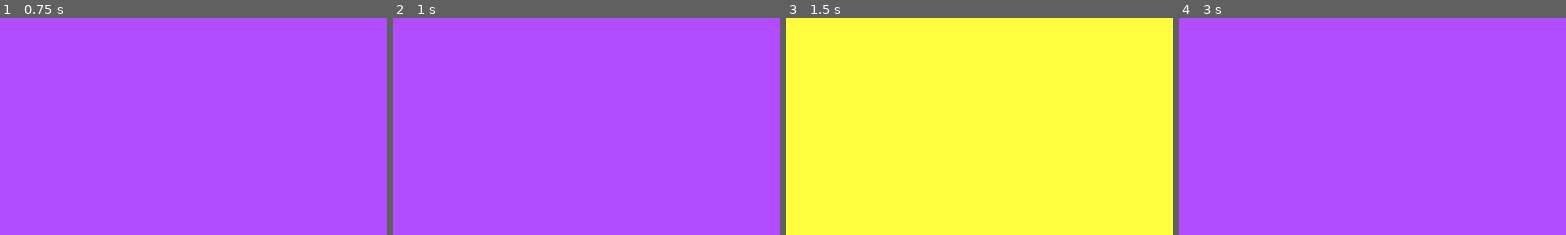
Above: before the commit, frames 1-4 (left to right).
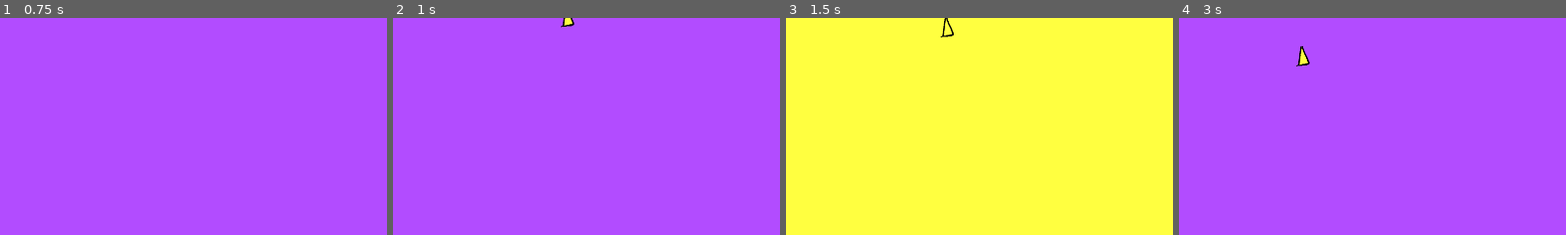
Above: after the commit, the same moments.

Repository: abarichello/game-off
Game: Godot game, scene res://scenes/Main.tscn
Two runs of this game, one before a commit and one after it. Both use one fixed random seed, a clock stepped at 60 frames per second and the inputs below.
Inputs (mouse positions are % of the whole screen's width and height, from its top left):
- Up to frame 1 (0.75 s): tap Enter at 0.5 s; move the mouse to (72, 45) at 0.52 s; press the mouse at (72, 45) at 0.53 s; hold Up (ui_up) from 0.53 s (still down)
- Up to frame 2 (1 s): keep holding Up (ui_up)
- Up to frame 3 (1.5 s): tap Space at 1.25 s; move the mouse to (30, 55) at 1.27 s; release Up (ui_up) at 1.28 s; release the mouse at (30, 55) at 1.28 s; hold Down (ui_down) from 1.28 s (still down); right-click (30, 55) at 1.35 s
- Up to frame 4 (3 s): move the mouse to (60, 28) at 2.02 s; release Down (ui_down) at 2.03 s; press the mouse at (60, 28) at 2.03 s; hold Up (ui_up) from 2.03 s (still down); move the mouse to (45, 70) at 2.77 s; release the mouse at (45, 70) at 2.78 s; right-click (45, 70) at 2.85 s
The pictures show only the part of the screen within x 50-100%, y 0-50%; the shares and areas given below are measured in that part.

Frame 1 is identical in both runs. In frame 2, 0.1% of the frame differs, in the area x 43-47%, y 0-5%; in frame 3, 0.1%; in frame 4, 0.2%, in the area x 30-34%, y 12-23%.
Error after the commit: Invalid get index 'MISSILE' (on base: 'Node (GLOBAL.gd)'). (res://scripts/EnemyGenerator.gd:12)

Commit message:
Fix collision masks and layers
Added temp sprites for bullets and missiles

Diff:
--- a/scenes/Cannon.tscn
+++ b/scenes/Cannon.tscn
@@ -22,7 +22,6 @@
 size_flags_horizontal = 1
 size_flags_vertical = 1
 color = Color( 1, 1, 1, 1 )
-_sections_unfolded = [ "Anchor", "Rect" ]
 
 [node name="CannonTip" type="Position2D" parent="Sprite"]
 position = Vector2( 292.338, 17.1711 )
@@ -37,6 +36,5 @@
 wait_time = 1.0
 one_shot = true
 autostart = true
-_sections_unfolded = [ "Pause", "Script" ]
 
 [connection signal="timeout" from="FireCooldown" to="." method="_on_FireCooldown_timeout"]
--- a/scenes/EnemyGenerator.tscn
+++ b/scenes/EnemyGenerator.tscn
@@ -6,17 +6,19 @@
 
 bake_interval = 5.0
 _data = {
-"points": PoolVector2Array( 0, 0, 0, 0, 1106.09, -138.804, 0, 0, 0, 0, 1345.19, -8.7059, 0, 0, 0, 0, 1920.09, 0.0845642, 0, 0, 0, 0, 1923.6, 515.204, 0, 0, 0, 0, 2160.94, 694.529, 0, 0, 0, 0, 2171.49, -142.321, 0, 0, 0, 0, 1106.09, -138.804 )
+"points": PoolVector2Array( 0, 0, 0, 0, 1106.09, -138.804, 0, 0, 0, 0, 1331.19, -2.99731, 0, 0, 0, 0, 1928.21, -5.56401, 0, 0, 0, 0, 1927.69, 514.965, 0, 0, 0, 0, 2173.07, 494.431, 0, 0, 0, 0, 2171.49, -142.321, 0, 0, 0, 0, 1106.09, -138.804 )
 }
 
 [node name="EnemyGenerator" type="Node2D"]
 script = ExtResource( 1 )
 
+[node name="Enemies" type="Node" parent="."]
+
 [node name="SpawnArea" type="Path2D" parent="."]
 self_modulate = Color( 0.5, 0.6, 1, 0.7 )
 curve = SubResource( 1 )
 
-[node name="PathFollow2D" type="PathFollow2D" parent="SpawnArea"]
+[node name="SpawnLocation" type="PathFollow2D" parent="SpawnArea"]
 position = Vector2( 1106.09, -138.804 )
 rotation = 0.498283
 offset = 0.0
@@ -26,3 +28,11 @@
 cubic_interp = true
 loop = true
 lookahead = 4.0
+
+[node name="SpawnTimer" type="Timer" parent="."]
+process_mode = 1
+wait_time = 1.0
+one_shot = false
+autostart = true
+
+[connection signal="timeout" from="SpawnTimer" to="." method="_on_SpawnTimer_timeout"]
--- a/scenes/Projectile.tscn
+++ b/scenes/Projectile.tscn
@@ -1,7 +1,8 @@
-[gd_scene load_steps=4 format=2]
+[gd_scene load_steps=5 format=2]
 
 [ext_resource path="res://scripts/Projectile.gd" type="Script" id=1]
 [ext_resource path="res://scripts/ColoredEntity.gd" type="Script" id=2]
+[ext_resource path="res://resources/img/missile-placeholder.png" type="Texture" id=3]
 
 [sub_resource type="RectangleShape2D" id=1]
 
@@ -10,10 +11,10 @@
 
 [node name="Projectile" type="RigidBody2D"]
 input_pickable = false
-collision_layer = 1
-collision_mask = 1
+collision_layer = 0
+collision_mask = 0
 mode = 0
-mass = 1.0
+mass = 0.102041
 gravity_scale = 1.0
 custom_integrator = false
 continuous_cd = 0
@@ -27,28 +28,14 @@
 angular_damp = -1.0
 script = ExtResource( 1 )
 
-[node name="Collision" type="CollisionShape2D" parent="."]
-shape = SubResource( 1 )
-
 [node name="Mask" type="Node2D" parent="."]
 script = ExtResource( 2 )
 
-[node name="Sprite" type="ColorRect" parent="Mask"]
-anchor_left = 0.5
-anchor_top = 0.5
-anchor_right = 0.5
-anchor_bottom = 0.5
-margin_left = -12.0
-margin_top = -12.0
-margin_right = 12.0
-margin_bottom = 12.0
-rect_pivot_offset = Vector2( 0, 0 )
-rect_clip_content = false
-mouse_filter = 0
-mouse_default_cursor_shape = 0
-size_flags_horizontal = 1
-size_flags_vertical = 1
-color = Color( 1, 1, 1, 1 )
+[node name="Sprite" type="Sprite" parent="Mask"]
+texture = ExtResource( 3 )
+
+[node name="Collision" type="CollisionShape2D" parent="."]
+shape = SubResource( 1 )
 
 [node name="VisibilityNotifier" type="VisibilityNotifier2D" parent="."]
 rect = Rect2( -12, -12, 22, 24 )
--- a/scripts/Cannon.gd
+++ b/scripts/Cannon.gd
@@ -3,7 +3,7 @@
 onready var Bullet: PackedScene = preload("res://scenes/Projectile.tscn")
 const RATE_OF_CHANGE: float = 0.5
 const UPPER_LIMIT: int = -85
-const LOWER_LIMIT: int = -10
+const LOWER_LIMIT: int = -5
 
 var angle = -45
 
@@ -41,6 +41,8 @@
 		else:
 			BulletSprite.lowlight()
 
+		NewBullet.setup(GLOBAL.BULLET, GLOBAL.BULLET_SPEED)
+		NewBullet.update_collision_layer()
 		$Projectiles.add_child(NewBullet)
 		$FireCooldown.start()
 
--- a/scripts/ColoredEntity.gd
+++ b/scripts/ColoredEntity.gd
@@ -2,8 +2,11 @@
 # Add to the group ColoredEntity if its color is not fixed and gets swapped with player input.
 extends Node2D
 
-var current_color: Color
+var current_color: Color = GLOBAL.LOWLIGHT
 var highlighted: bool = false
+
+func _ready():
+	self.update_color()
 
 func update_color() -> void:
 	self.modulate = self.current_color
--- a/scripts/EnemyGenerator.gd
+++ b/scripts/EnemyGenerator.gd
@@ -5,8 +5,26 @@
 var Enemy
 
 func _ready():
-	pass
+	self.setup_enemy()
 
 func setup_enemy() -> void:
-	self.Enemy = EnemyScene.new()
+	self.Enemy = EnemyScene.instance()
 	Enemy.setup(GLOBAL.MISSILE, GLOBAL.MISSILE_SPEED["max"])
+
+func spawn_and_shoot_enemy() -> void:
+	var Duplicate = Enemy.duplicate(Node.DUPLICATE_USE_INSTANCING)
+	Duplicate.set_random_color()
+	Duplicate.update_collision_layer()
+	$Enemies.add_child(Duplicate)
+
+	$SpawnArea/SpawnLocation.set_offset(randi())
+	Duplicate.global_position = $SpawnArea/SpawnLocation.position
+	var _rotation: int = -275
+	var direction: Vector2 = (Vector2(0, 1080) - Duplicate.global_position) / 100
+	Duplicate.rotation = deg2rad(_rotation)
+	Duplicate.shoot(direction)
+
+# --- Signals ---
+
+func _on_SpawnTimer_timeout():
+	self.spawn_and_shoot_enemy()
--- a/scripts/GLOBAL.gd
+++ b/scripts/GLOBAL.gd
@@ -5,6 +5,9 @@
 const HIGHLIGHT = Color(1, 1, 0.25)
 const LOWLIGHT = Color(0.70, 0.30, 1)
 
-const DEF_SPEED = 5.0
-const MISSILE_SPEED = { "max": 7.0, "min": 3.0 }
-const BULLET_SPEED = 5.0
+const DEF_SPEED: float = 5.0
+const MISSILE_SPEED: Dictionary = { "min": 0.1, "max": 1 }
+const BULLET_SPEED: float = 5.0
+
+const LOW_COLLISION: int = 2
+const HIGH_COLLISION: int = 3
--- a/scripts/Projectile.gd
+++ b/scripts/Projectile.gd
@@ -1,20 +1,40 @@
 extends RigidBody2D
 
-var sprite: int
+var MissileSprite: Texture = load("res://resources/img/missile-placeholder.png")
+var BulletSprite: Texture = load("res://resources/img/bullet-placeholder.png")
+
+var sprite_type: int
 var speed: float = GLOBAL.DEF_SPEED
 
 func _ready():
 	self.gravity_scale = 0.0
+	self.friction = 0
 
-func setup(sprite: int, speed: float) -> void:
-	self.sprite = sprite
+func setup(sprite_type: int, speed: float) -> void:
+	self.sprite_type = sprite_type
 	self.speed = speed
 
-	# TODO Replace sprite
+	if sprite_type == GLOBAL.BULLET:
+		$Mask/Sprite.set_texture(self.BulletSprite)
+	else:
+		$Mask/Sprite.set_texture(self.MissileSprite)
 
 func shoot(at: Vector2) -> void:
 	var direction = (at - self.global_position)
 	self.linear_velocity = at * speed
 
+func set_random_color() -> void:
+	$Mask.set_random_color()
+
+func update_collision_layer():
+	if $Mask.highlighted:
+		self.set_collision_layer_bit(GLOBAL.HIGH_COLLISION, 1)
+		self.set_collision_mask_bit(GLOBAL.HIGH_COLLISION, 1)
+	else:
+		self.set_collision_layer_bit(GLOBAL.LOW_COLLISION, 1)
+		self.set_collision_mask_bit(GLOBAL.LOW_COLLISION, 1)
+
+# --- Signals ---
+
 func _on_VisibilityNotifier2D_screen_exited():
 	self.queue_free()
Binary file added: resources/img/bullet-placeholder.png
Not shown, added: resources/img/bullet-placeholder.png.import
Binary file added: resources/img/missile-placeholder.png
Not shown, added: resources/img/missile-placeholder.png.import
